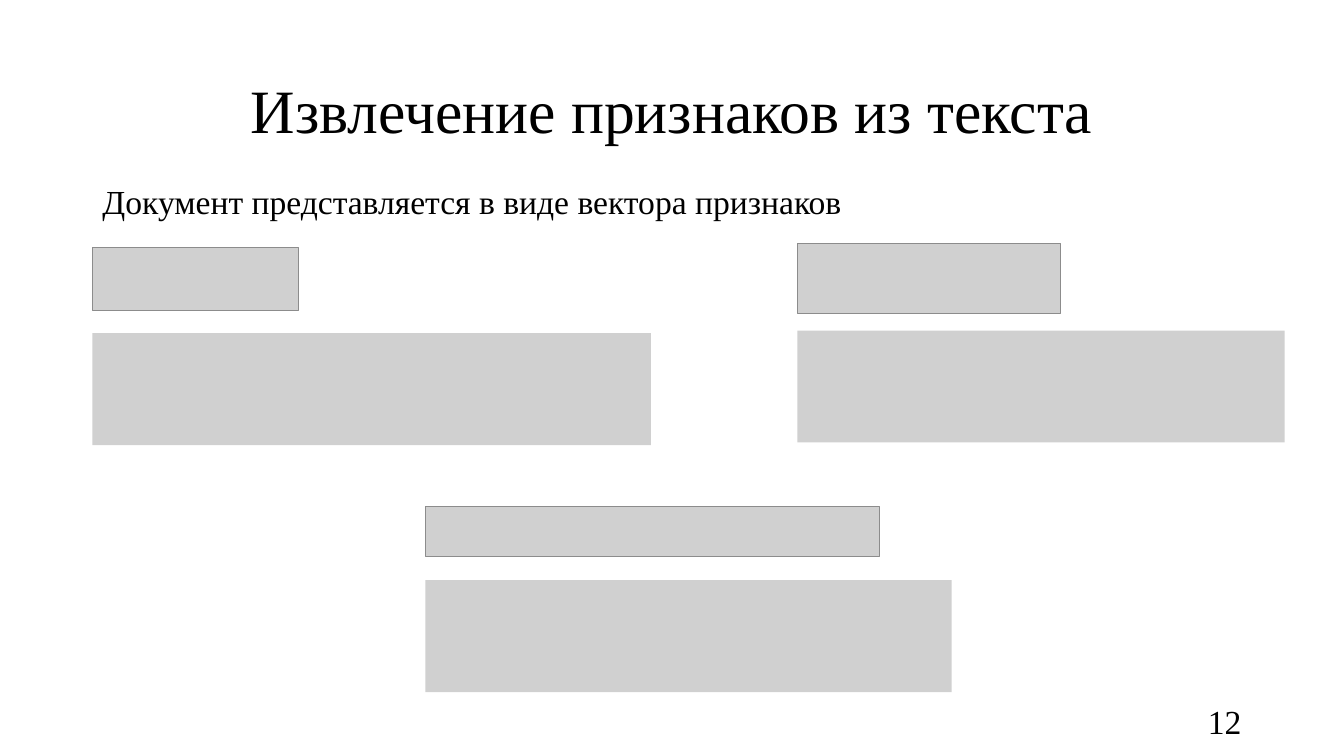
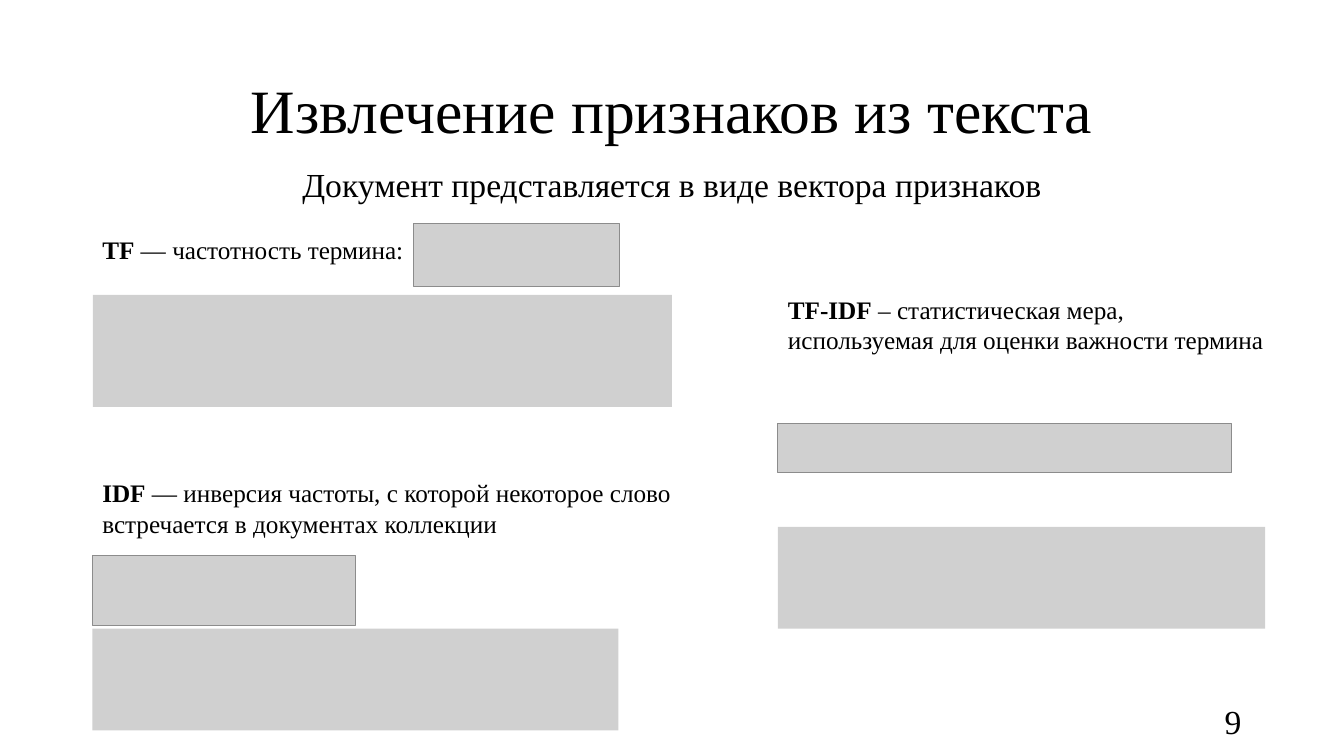
Before and after one commit to oljakon/bachelor-degree, a slide deck: slide 9 of РПЗ/презентация_Кондрашова.pptx (slide 12 before the commit). Drawn at 1344x756 pixels with LibreOffice and Linux fonts; fonts in the diff are those of the drawing; grey boxes stand for pictures. Boxes give left, top, right and bottom in pixels: in the first picture for what was removed or moved away, otherwise in the second. Text is boxed around its words. In the diff, an @@ line names an element or a change of style, - is before the commit and + after.

```diff
--- a/РПЗ/презентация_Кондрашова.pptx
+++ b/РПЗ/презентация_Кондрашова.pptx
@@ text "Документ представляется в виде вектора ...": place and size @@
-text "Документ представляется в виде вектора ..." at (102, 192, 841, 221)
+text "Документ представляется в виде вектора ..." at (302, 175, 1041, 204)
@@ text "Документ представляется в виде вектора ..." at (302, 175, 1041, 204): alignment left to centre @@
@@ picture: place and size @@
-picture at (93, 247, 298, 311)
+picture at (414, 224, 620, 287)
@@ text added at (102, 242, 403, 265), 18 pt, text #000000 @@
+TF — частотность термина:
@@ picture: place and size @@
-picture at (93, 334, 651, 446)
+picture at (93, 295, 673, 407)
@@ text added at (788, 302, 1263, 355), 18 pt, text #000000 @@
+TF-IDF – статистическая мера, используемая для оценки важности термина
@@ picture removed at (798, 331, 1285, 443) @@
@@ picture: place and size @@
-picture at (425, 507, 879, 557)
+picture at (778, 423, 1232, 473)
@@ text added at (102, 484, 671, 539), 18 pt, text #000000 @@
+IDF — инверсия частоты, с которой некоторое слово встречается в документах коллекции
@@ picture added at (778, 527, 1265, 629) @@
@@ picture: place and size @@
-picture at (798, 243, 1061, 313)
+picture at (93, 556, 356, 625)
@@ picture removed at (425, 581, 952, 693) @@
@@ picture added at (93, 629, 619, 731) @@
@@ page number at (1225, 711, 1242, 735): text changed @@
-12
+9
```
Also in this commit, not shown: 13 other slides changed, 2 slides added, 3 slides removed, 2 other files.
